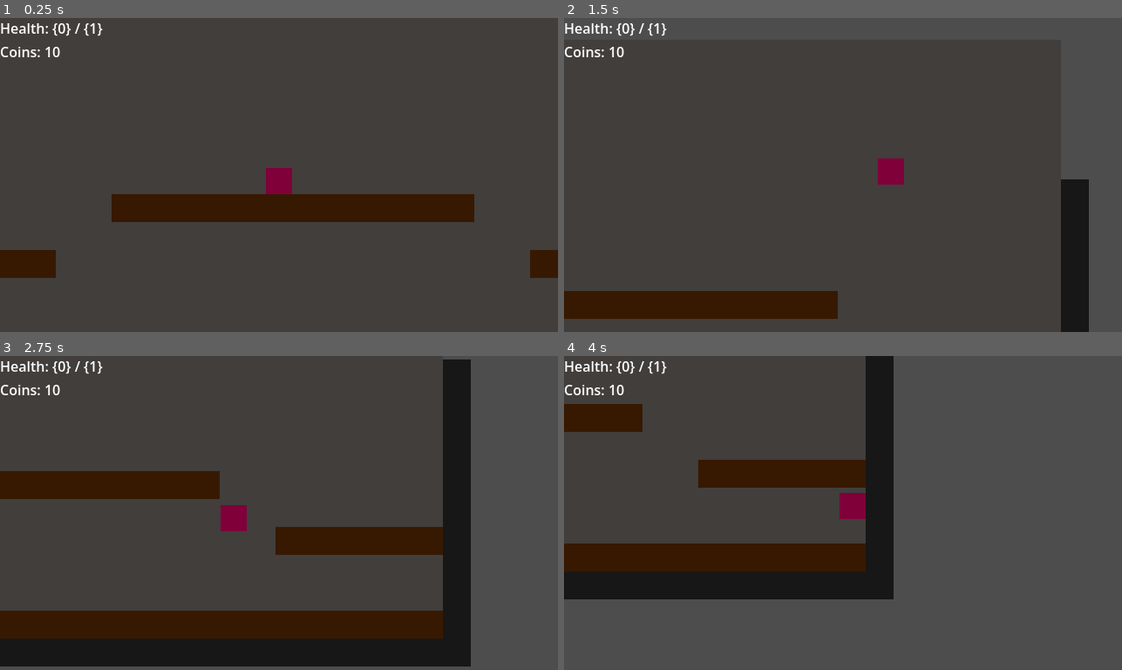
Above: before the commit, frames 1-4 (two rows, left to right).
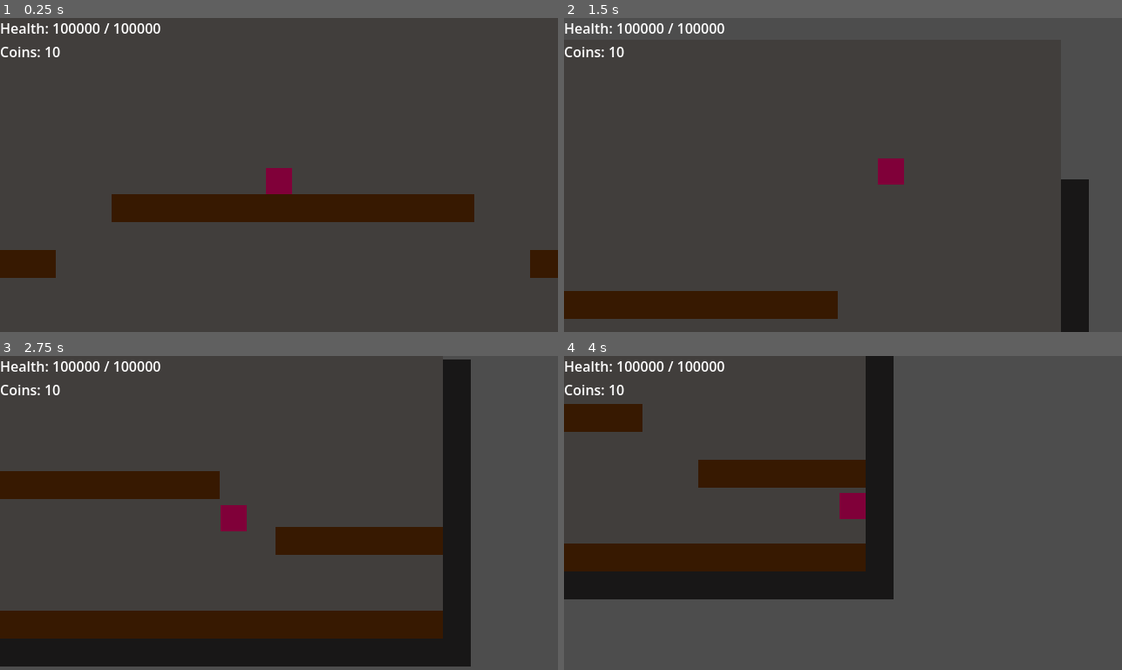
Above: after the commit, the same moments.

Repository: violetstone17/mr.-crowley
Game: Godot game, scene res://scenes/Areas/cantina.tscn
Two runs of this game, one before a commit and one after it. Both use one fixed random seed, a clock stepped at 60 frames per second and the inputs below.
Inputs (mouse positions are in pixels of both pictures, inside the frame that each line leads up to):
- Up to frame 1 (0.25 s): no input
- Up to frame 2 (1.5 s): move the mouse to (965, 159) at 0.52 s; hold D (moveRight) from 0.53 s (still down); click (965, 159) at 0.6 s; tap Space (jump) at 0.77 s; move the mouse to (731, 190) at 1.27 s; click (731, 190) at 1.35 s
- Up to frame 3 (2.75 s): tap Space (jump) at 1.52 s; move the mouse to (334, 443) at 2.02 s; release D (moveRight) at 2.03 s; hold A (moveLeft) from 2.03 s (still down); click (334, 443) at 2.1 s
- Up to frame 4 (4 s): move the mouse to (815, 575) at 2.77 s; release A (moveLeft) at 2.78 s; hold D (moveRight) from 2.78 s (still down); click (815, 575) at 2.85 s; tap Space (jump) at 3.02, 3.77 s; move the mouse to (1010, 560) at 3.52 s; click (1010, 560) at 3.6 s

The runs differ from the first frame. In frame 1, 0.4% of the frame differs, in the area x 9-29%, y 1-6%; in frame 2, 0.4%; in frame 3, 0.4%; in frame 4, 0.4%.

Commit message:
door won't load fml

Diff:
--- a/mr.-crawly/scenes/UI/hud.gd
+++ b/mr.-crawly/scenes/UI/hud.gd
@@ -8,7 +8,7 @@
 # Called when the node enters the scene tree for the first time.
 func _ready() -> void:
 	coinLabel.text = coinsFormat.format([GameState.coins])
-	healthLabel.text = healthFormat.format([[GameState.currentHealth], [GameState.maxHealth]])
+	healthLabel.text = healthFormat.format([GameState.currentHealth, GameState.maxHealth])
 	GameState.coinsChanged.connect(coinUpdate)
 	GameState.healthChanged.connect(healthChanged)
 	GameState.coins += 10
--- a/mr.-crawly/scripts/dungeonDoor.gd
+++ b/mr.-crawly/scripts/dungeonDoor.gd
@@ -1,4 +1,4 @@
-extends "res://scripts/door.gd"
+extends "res://scenes/Items/door.tscn"
 
 func checkDoor(b: Node2D) -> void:
 	if b.is_in_group("player") and GameState.hasDungeonKey:
--- a/mr.-crawly/scripts/enemyScripts/enemies/bonkMan.gd
+++ b/mr.-crawly/scripts/enemyScripts/enemies/bonkMan.gd
@@ -1,6 +1,6 @@
 extends EnemyBase
 
-const KEY_SCENE := preload("res://scenes/key.tscn")
+const KEY_SCENE := preload("res://scenes/Items/key.tscn")
 
 @export var windupTime: float = 0.7
 @export var recoverTime: float = 1.0
--- a/mr.-crawly/scripts/gameState.gd
+++ b/mr.-crawly/scripts/gameState.gd
@@ -18,7 +18,7 @@
 var currentHealth: int = 0:
 	set(value):
 		currentHealth = value
-		healthChanged.emit()
+		healthChanged.emit(currentHealth)
 
 var hasDungeonKey: bool = false
 var dungeonCleared: bool = false
